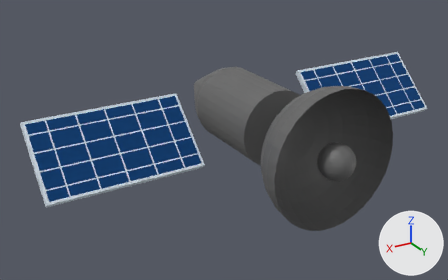
Renders of the FBX model Assets/Prefabs/Satelite.fbx from each side of a commit.
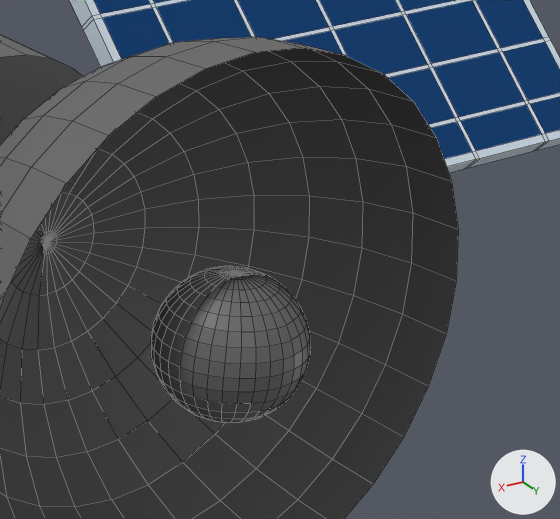
The first picture shows the older version from a 50 mm camera at (8.45, -0.02, 5.8) aimed at (0.94, -12.54, -0.46). The close-ups show both versions on the part from 62% to 93% of the width and 27% to 73% of the height of that picture. Every picture has the same lights, and +X, +Y and +Z are marked at lower right. The close-ups show mesh edges as thin lines. Where no turn or scale is listed for an object, it has been applied to the vertices.

In view in the first close-up: 'Satelite 2'.
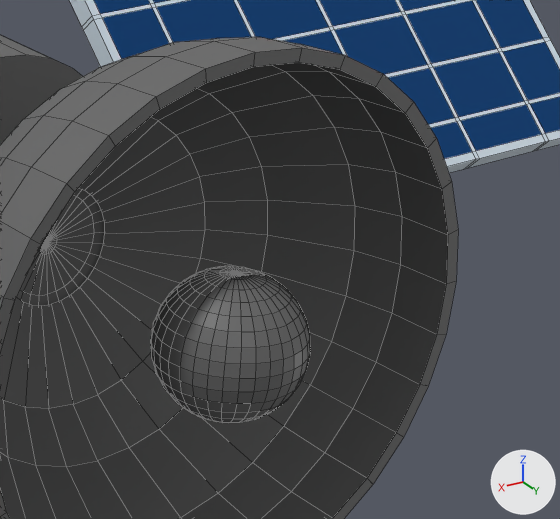
Boxes [x1, y1, x2, y2] around the edits, measured in the close-ups (560 x 519 px):
part 1 of me_sphere_003, added (black): after [0, 48, 458, 519]

The change, as a list of edits to the scene's bpy script:
```text
Change me_sphere_003:
    used by ob_satelite_2; location = (0.0, -9.312, 0.0)
    remove me_sphere_003.from_pydata(...)  # 1763 vertices, 1728 faces; spans x -5.72..5.72, y -6.21..0.43, z -1.67..1.67
    add me_sphere_003.from_pydata(...)  # 1955 vertices, 1920 faces; spans x -5.72..5.72, y -6.21..0.43, z -1.67..1.67
    me_sphere_003 part 1
    192 vertices are added at x -1.59..1.59, y -1.58..0.01, z -1.59..1.59
    192 new faces join them, mat_gris_metal (picture img_paleta_negro_y_gris_png)
```
